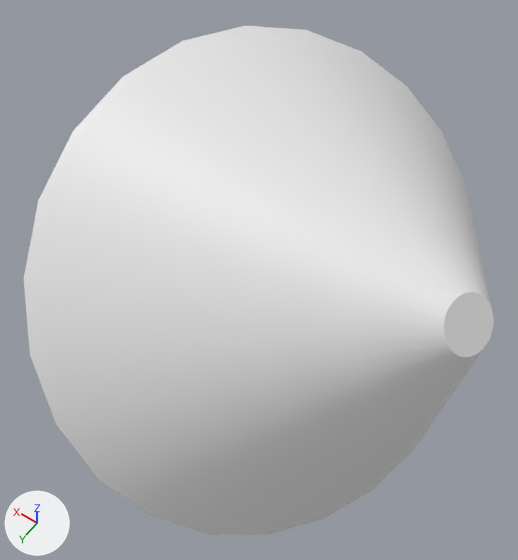
Renders of the OBJ model NorfolkVizApp/depends/models/F06.obj from each side of a commit.
Both versions are drawn from a 50 mm lens placed at (-236.5, 131.7, -53.3), pointed at (-187.8, 63.4, -160.6). Every picture has the same lights, and +X, +Y and +Z are marked at lower left. Where no turn or scale is listed for an object, it has been applied to the vertices.

Objects in the first picture: 'F06'.
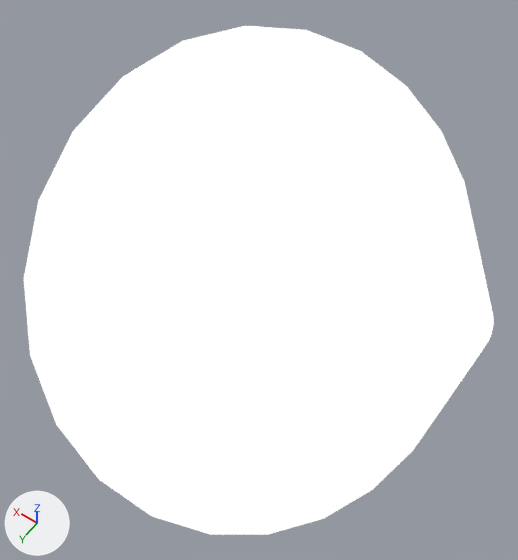
What the commit changed:
Picture 'lightGrad.jpg' (img_lightgrad_jpg) is new.
Material '17___Default' (mat_17___default) is new.
Its texture is img_lightgrad_jpg.
Its roughness is 0.9.
Its emission strength is 1.0.
me_f06 has 146 vertices, 288 faces and spans x -230.9..-159.3, y 13.9..107.7, z -199.2..-125.2.
me_f06 now uses material mat_17___default (picture img_lightgrad_jpg).

Where the change shows, as pixel boxes [x1, y1, x2, y2] in the pictures (518 x 560 px):
'F06', recoloured
    both: [24, 26, 494, 535]
